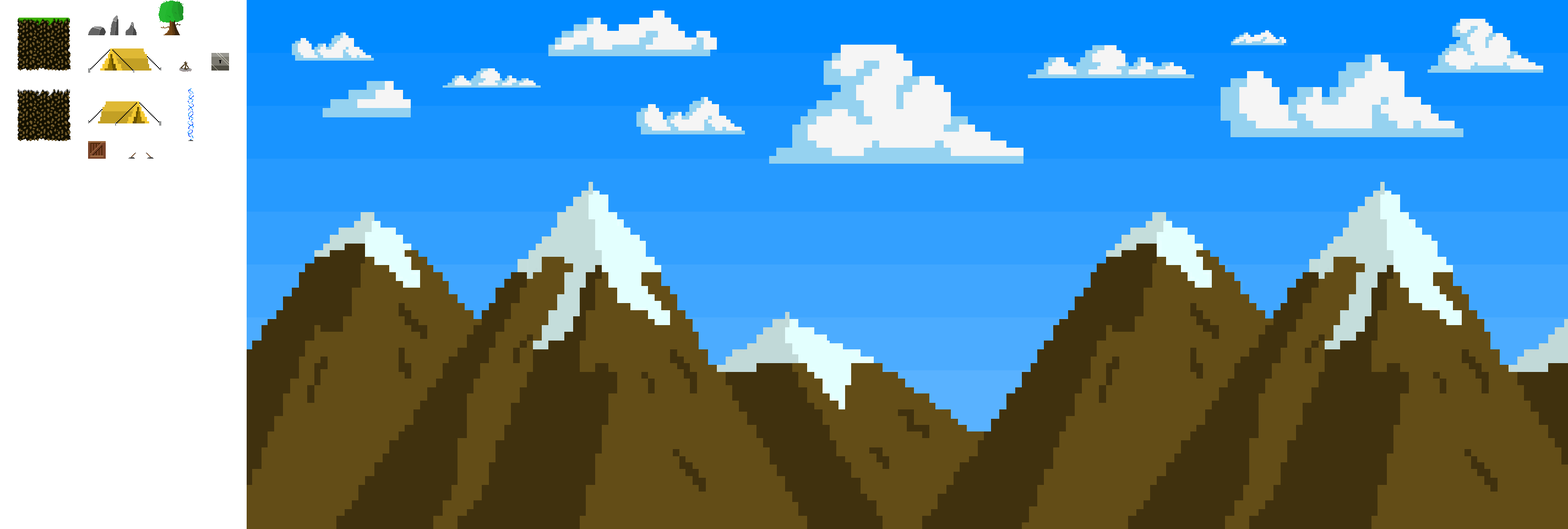
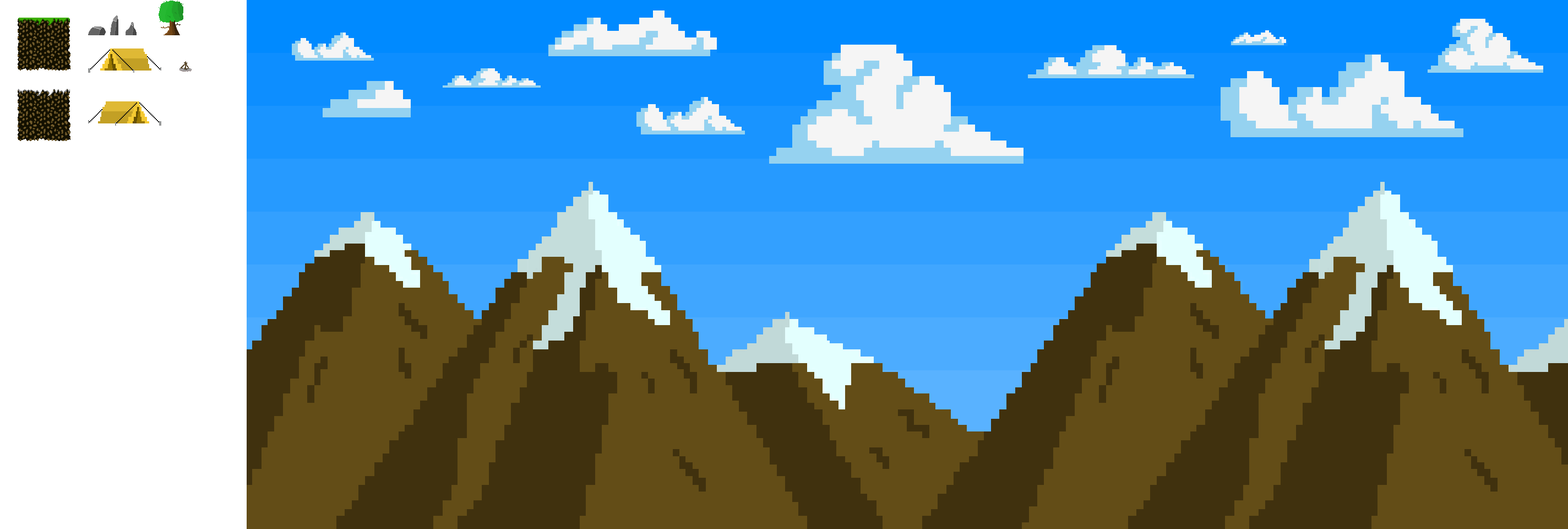
Revision of a layered 1568x529 image; what changed, layer by layer:
painted on "Calque 1" over [88, 52, 230, 159]
